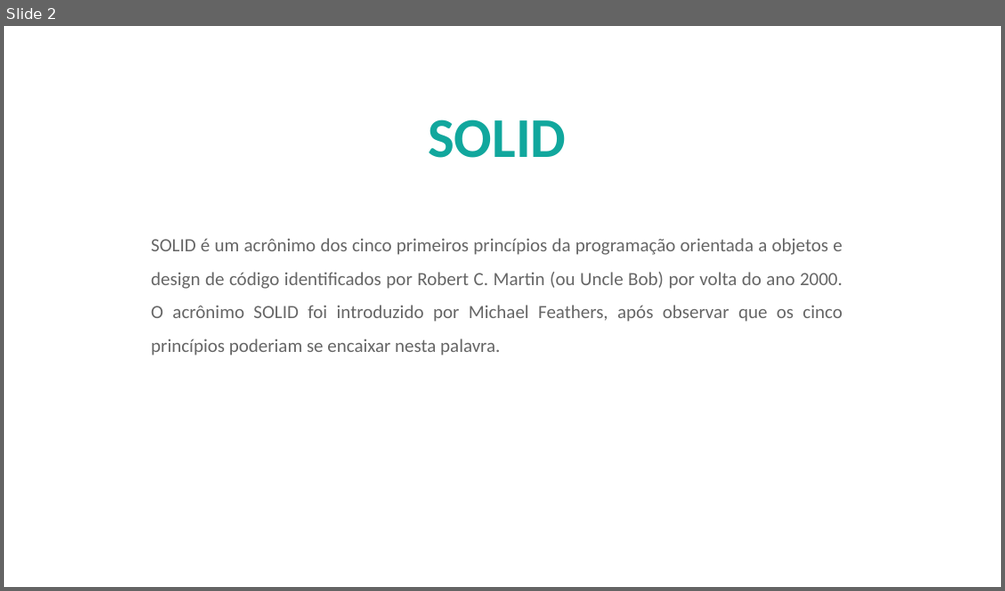
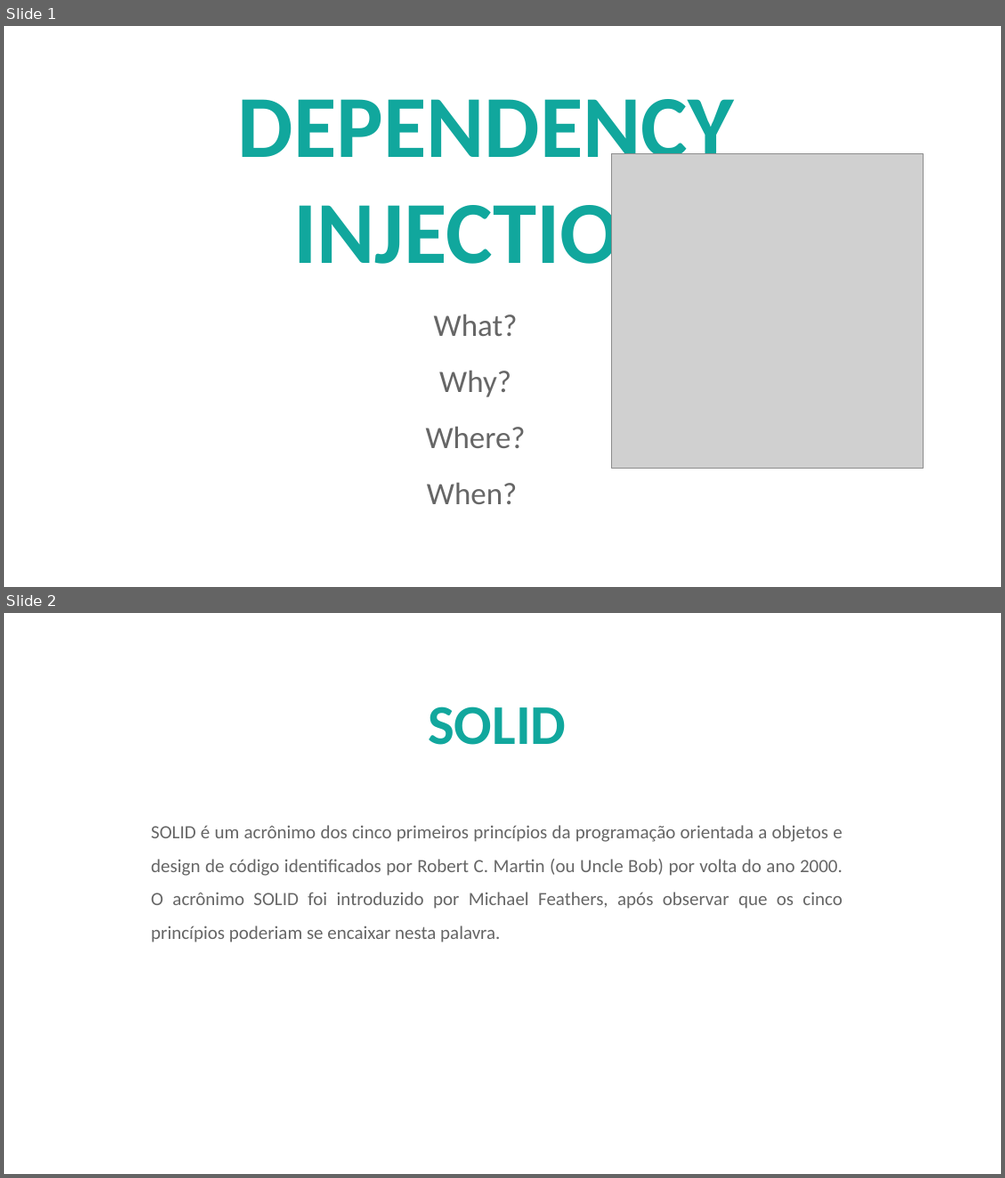
Before and after one commit to AlberttSantos/treinamento-solid, a slide deck: doc/InjecaoDependencia.pptx. Shown one above the other, each under a label of ours: slide 2 before the commit, slides 1 and 2 after it. The pictures are 1005x591 and 1005x1178 pixels, drawn with LibreOffice and Linux fonts; fonts in the diff are those of the drawing; grey boxes stand for pictures; background and template pictures are left out. Boxes give left, top, right and bottom in pixels: in the first picture for what was removed or moved away, otherwise in the second. Text is boxed around its words. In the diff, an @@ line names an element or a change of style, - is before the commit and + after.

```diff
--- a/doc/InjecaoDependencia.pptx
+++ b/doc/InjecaoDependencia.pptx
@@ slide 1 added at [4, 26, 1001, 587], background picture (left out) @@
@@ title added at [238, 99, 734, 283], 85 pt, text #11A79D, bold @@
+DEPENDENCY INJECTION
@@ picture added at [612, 154, 923, 468] @@
@@ text added at [426, 313, 526, 504], 30 pt, text #666666 @@
+                What?
+                Why?
+                Where?
+                When?
```
Also in this commit, not shown: 2 other slides added, 1 slide removed.
